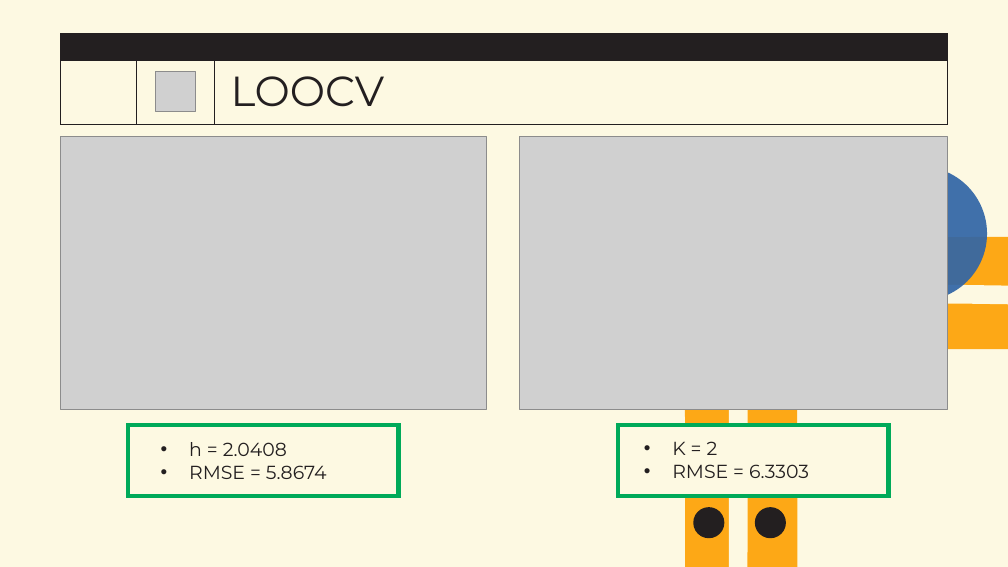
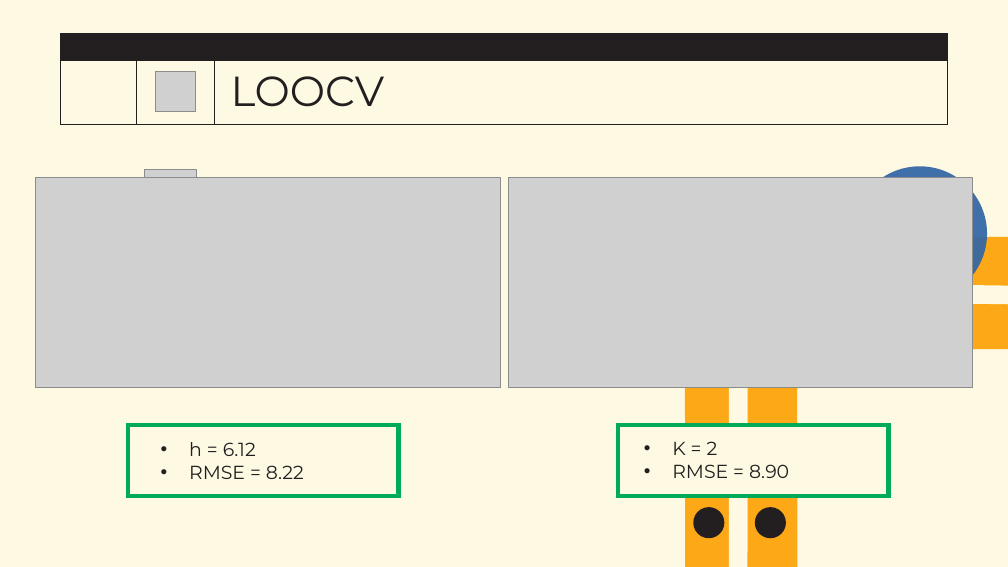
Before and after one commit to FedericoAlvetreti/TherMike, a slide deck: slide 23 of G22_slides.pptx (slide 22 before the commit). Drawn at 1008x567 pixels with LibreOffice and Linux fonts; fonts in the diff are those of the drawing; grey boxes stand for pictures; background and template pictures are left out. Boxes give left, top, right and bottom in pixels: in the first picture for what was removed or moved away, otherwise in the second. Text is boxed around its words. In the diff, an @@ line names an element or a change of style, - is before the commit and + after.

```diff
--- a/G22_slides.pptx
+++ b/G22_slides.pptx
@@ picture: place and size @@
-picture at <box>60,137,487,409</box>
+picture at <box>36,177,500,387</box>
@@ picture added at <box>144,170,196,222</box> @@
@@ picture: place and size @@
-picture at <box>520,137,948,409</box>
+picture at <box>508,177,972,387</box>
@@ text at <box>189,442,304,479</box>: text changed @@
-• h = 2.0408
-• RMSE = 5.8674
+• h = 6.12
+• RMSE = 8.22
@@ text at <box>672,464,789,478</box>: text changed @@
-• RMSE = 6.3303
+• RMSE = 8.90
```
Also in this commit, not shown: 3 other slides changed, 1 slide added, 17 other files.
